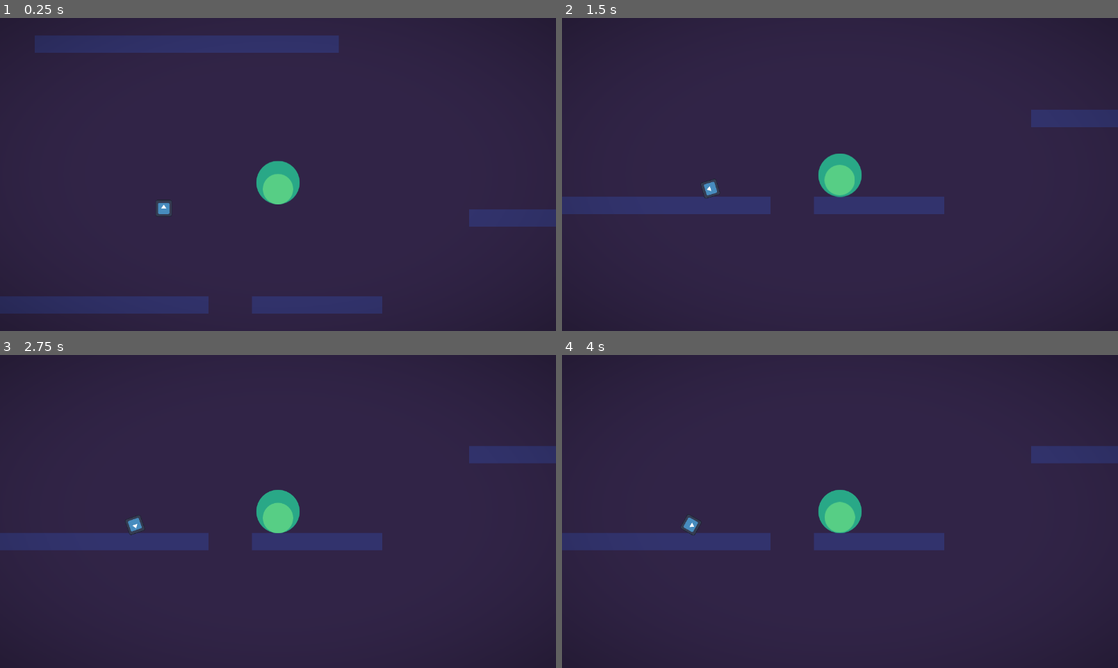
Above: before the commit, frames 1-4 (two rows, left to right).
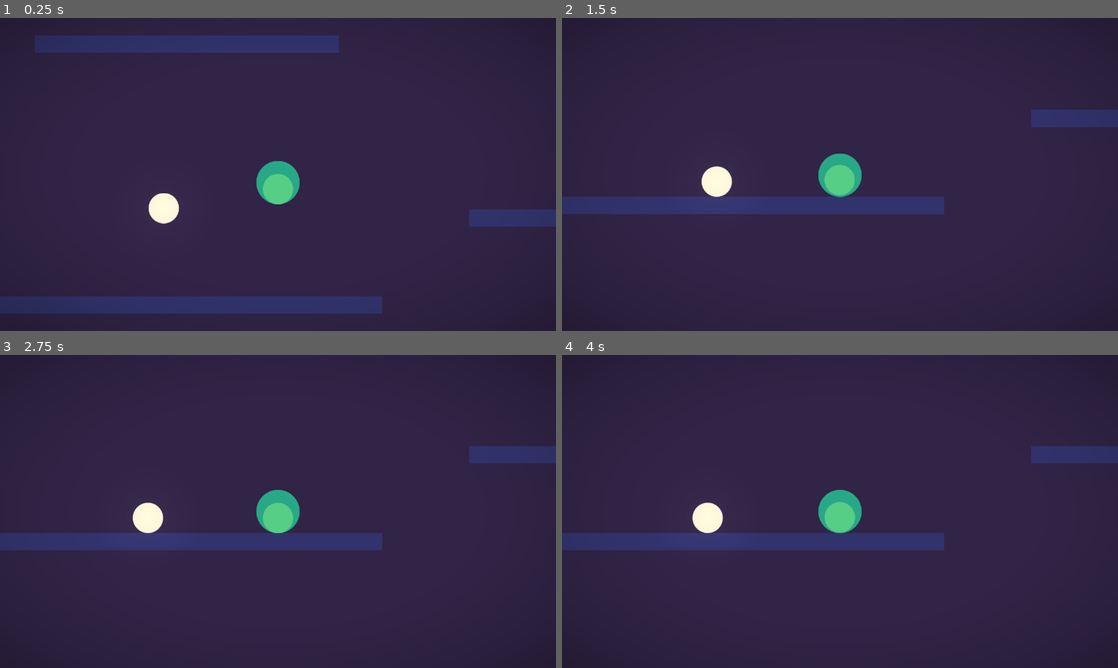
Above: after the commit, the same moments.

Repository: taiseicee/Silken
Game: Godot game, scene res://scenes/levels/level_test.tscn
The game is run twice, just before and just after one commit, with the same random seed, the same clock (stepped at 60 frames per second) and the same inputs. The engine's default icon, where the game draws it, is replaced by a stand-in: a white triangle on a blue panel in a dark square.
Inputs:
- Up to frame 1 (0.25 s): no input
- Up to frame 2 (1.5 s): hold D from 0.53 s (still down); tap 1 at 0.6 s; tap W at 0.77 s; tap 2 at 1.35 s
- Up to frame 3 (2.75 s): tap W at 1.52 s; tap Enter at 2 s; release D at 2.03 s; hold A from 2.03 s (still down); tap 3 at 2.1 s
- Up to frame 4 (4 s): tap Space at 2.75 s; release A at 2.78 s; hold D from 2.78 s (still down); tap 4 at 2.85 s; tap W at 3.02, 3.77 s; tap 5 at 3.6 s

The runs differ from the first frame. In frame 1, 0.9% of the frame differs, in the area x 26-46%, y 56-95%; in frame 2, 0.9%; in frame 3, 0.9%; in frame 4, 0.9%, in the area x 21-46%, y 47-63%.

Commit message:
Gave the cocoon glow

Diff:
--- a/scenes/cocoon.tscn
+++ b/scenes/cocoon.tscn
@@ -1,23 +1,26 @@
-[gd_scene load_steps=4 format=3 uid="uid://4wusrim4iklv"]
+[gd_scene load_steps=6 format=3 uid="uid://4wusrim4iklv"]
 
 [ext_resource type="Script" path="res://src/items/cocoon.gd" id="1_cyxa7"]
-[ext_resource type="Texture2D" uid="uid://k3uycxrwxec2" path="res://icon.svg" id="1_j1e6p"]
+[ext_resource type="Texture2D" uid="uid://cdcm54c0lia74" path="res://assets/graphics/items/silken_cocoon.png" id="2_f42y5"]
+[ext_resource type="Texture2D" uid="uid://btgp7r4bp5bnn" path="res://assets/graphics/lights/silken_point_light.png" id="3_sgdky"]
 
 [sub_resource type="CapsuleShape2D" id="CapsuleShape2D_1pmgs"]
-radius = 19.0
-height = 38.0
+radius = 35.0
+height = 70.0
+
+[sub_resource type="OccluderPolygon2D" id="OccluderPolygon2D_ikib6"]
+polygon = PackedVector2Array(0, 36, 13, 33, 22, 27, 32, 16, 35, -2, 32, -15, 22, -28, 9, -34, -8, -34, -20, -29, -27, -22, -34, -10, -36, 6, -31, 17, -24, 26, -15, 33)
 
 [node name="cocoon" type="RigidBody2D"]
 collision_layer = 4
 collision_mask = 8
 script = ExtResource("1_cyxa7")
 
-[node name="sprite" type="Sprite2D" parent="."]
-scale = Vector2(0.3, 0.3)
-texture = ExtResource("1_j1e6p")
-
 [node name="capsule_collider" type="CollisionShape2D" parent="."]
 shape = SubResource("CapsuleShape2D_1pmgs")
+
+[node name="sprite" type="Sprite2D" parent="."]
+texture = ExtResource("2_f42y5")
 
 [node name="area_collect" type="Area2D" parent="."]
 collision_layer = 4
@@ -25,5 +28,14 @@
 [node name="capsule_collider" type="CollisionShape2D" parent="area_collect"]
 shape = SubResource("CapsuleShape2D_1pmgs")
 
+[node name="PointLight2D" type="PointLight2D" parent="."]
+color = Color(1, 1, 0.529412, 0.776471)
+energy = 0.2
+texture = ExtResource("3_sgdky")
+texture_scale = 0.3
+
+[node name="LightOccluder2D" type="LightOccluder2D" parent="."]
+occluder = SubResource("OccluderPolygon2D_ikib6")
+
 [connection signal="body_entered" from="." to="." method="_on_body_entered"]
 [connection signal="body_entered" from="area_collect" to="." method="_on_area_2d_body_entered"]
--- a/scenes/levels/level_test.tscn
+++ b/scenes/levels/level_test.tscn
@@ -608,7 +608,7 @@
 layer_0/name = "background"
 layer_0/tile_data = PackedInt32Array(-589840, 65536, 1, -524304, 65536, 1, -458768, 65536, 1, -393232, 65536, 1, -32769 …(12122 unchanged characters)…
 layer_1/name = "platform"
-layer_1/tile_data = PackedInt32Array(589811, 65536, 0, 58981 …(1083 unchanged characters)…  0, -327689, 65536, 0, -327688, 65536, 0)
+layer_1/tile_data = PackedInt32Array(589811, 65536, 0, 58981 …(1083 unchanged characters)…  0, -327689, 65536, 0, -327688, 65536, 0, 262145, 65536, 0)
 
 [node name="web" parent="." instance=ExtResource("3_imyqr")]
 
Not shown, added: assets/graphics/items/silken_cocoon.png.import
Not shown, added: assets/graphics/lights/silken_point_light.png.import
